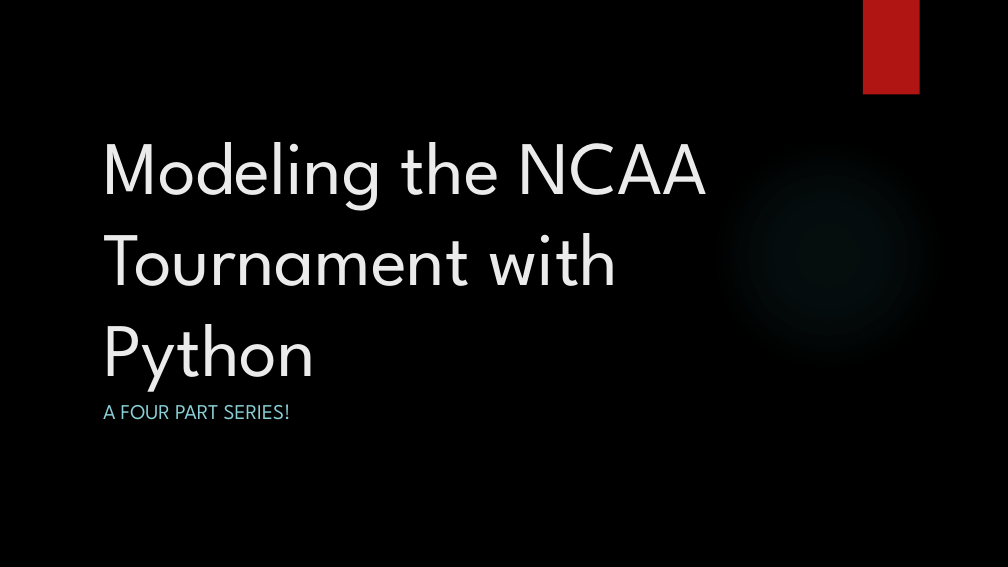
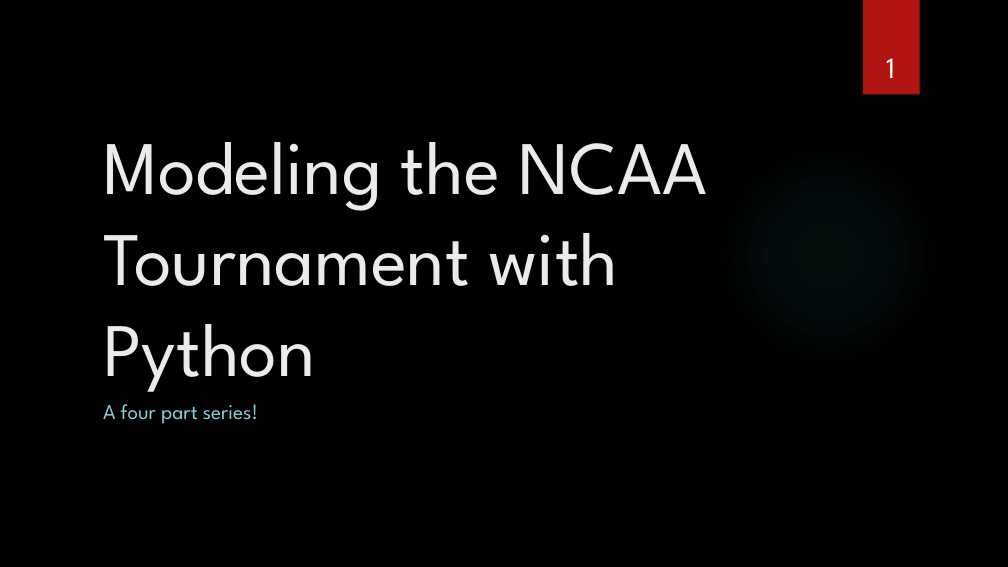
Before and after one commit to nicholas-vogt/modeling-march-madness, a slide deck: slide 1 of 1 Web Scraping.pptx. Drawn at 1008x567 pixels with LibreOffice and Linux fonts; fonts in the diff are those of the drawing; background and template pictures are left out. Boxes give left, top, right and bottom in pixels: in the first picture for what was removed or moved away, otherwise in the second. Text is boxed around its words. In the diff, an @@ line names an element or a change of style, - is before the commit and + after.

```diff
--- a/1 Web Scraping.pptx
+++ b/1 Web Scraping.pptx
@@ page number added at [886,58,895,78], 28 pt, text #FFFFFF @@
+1
@@ subtitle at [103,404,258,424]: text changed @@
-A FOUR PART SERIES!
+A four part series!
```
Also in this commit, not shown: 34 other slides changed, 3 slides added, 1 slide removed, 3 other files.
